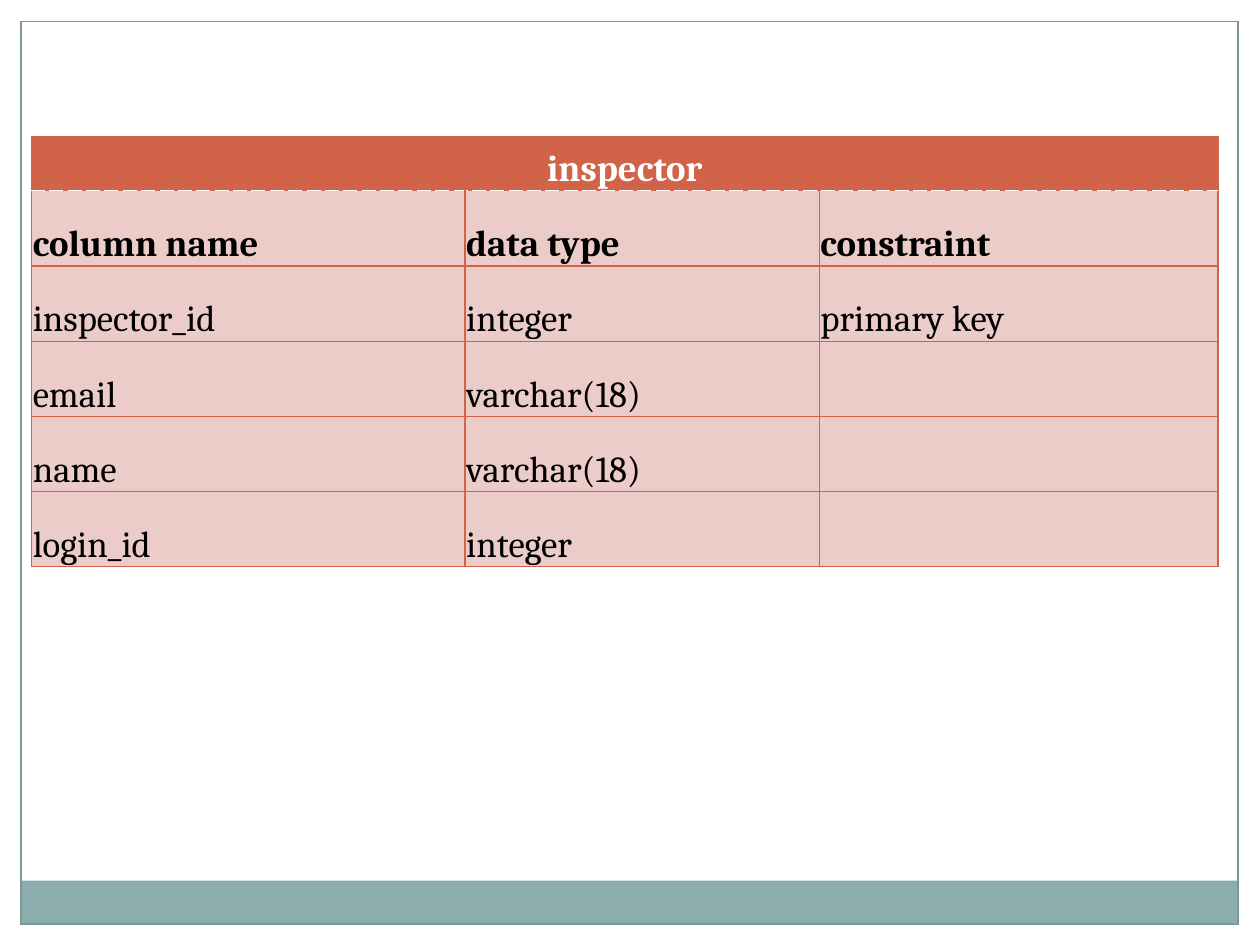
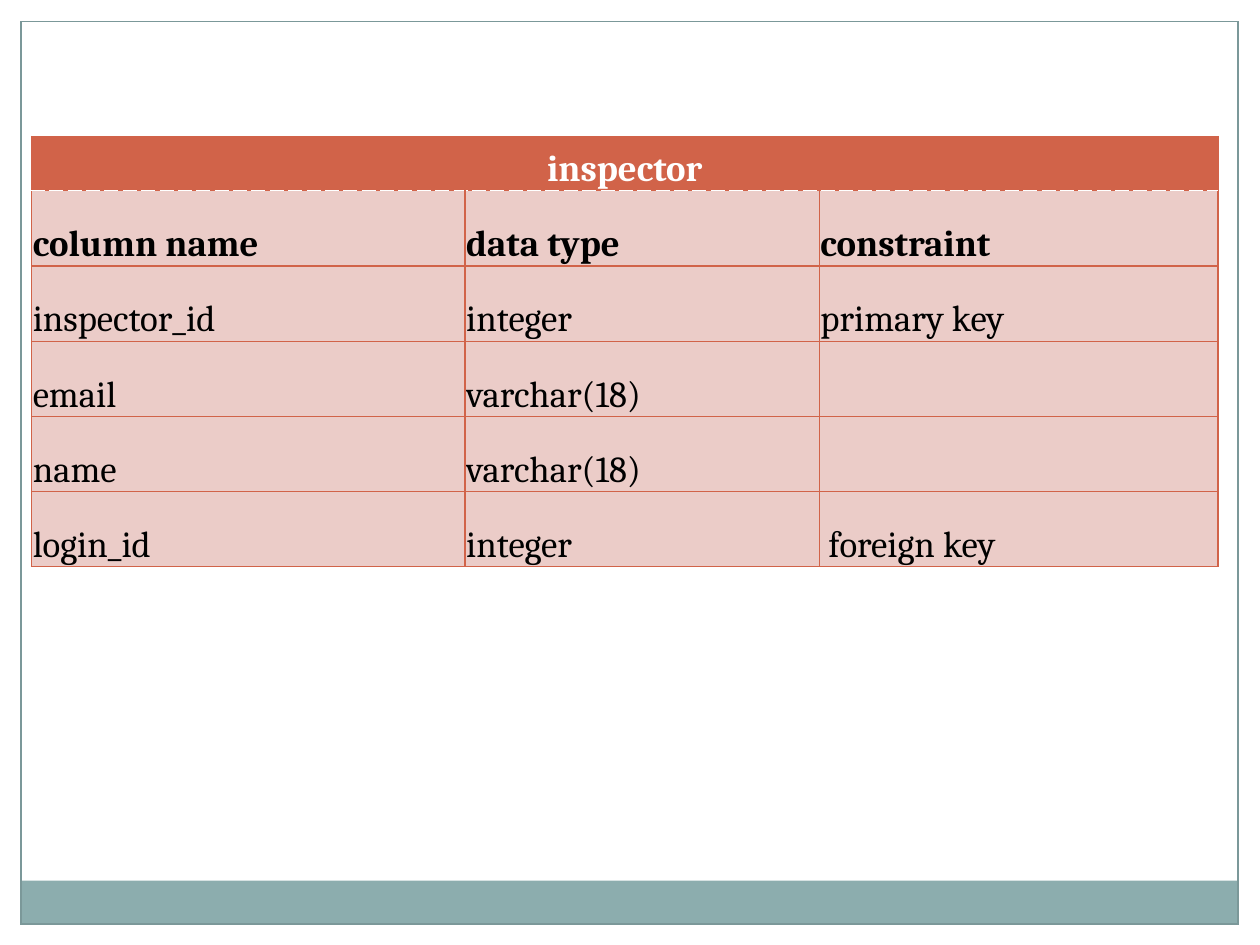
Before and after one commit to Bsccs/tutorial-site, a slide deck: slide 48 of documentation/project.pptx. Drawn at 1260x945 pixels with LibreOffice and Linux fonts; fonts in the diff are those of the drawing. Boxes give left, top, right and bottom in pixels: in the first picture for what was removed or moved away, otherwise in the second. Text is boxed around its words. In the diff, an @@ line names an element or a change of style, - is before the commit and + after.

```diff
--- a/documentation/project.pptx
+++ b/documentation/project.pptx
@@ table at [32,136,1218,569] @@
-row 6, column 3: 
+row 6, column 3: foreign key
```
Also in this commit, not shown: 7 other slides changed, 1 other file.
